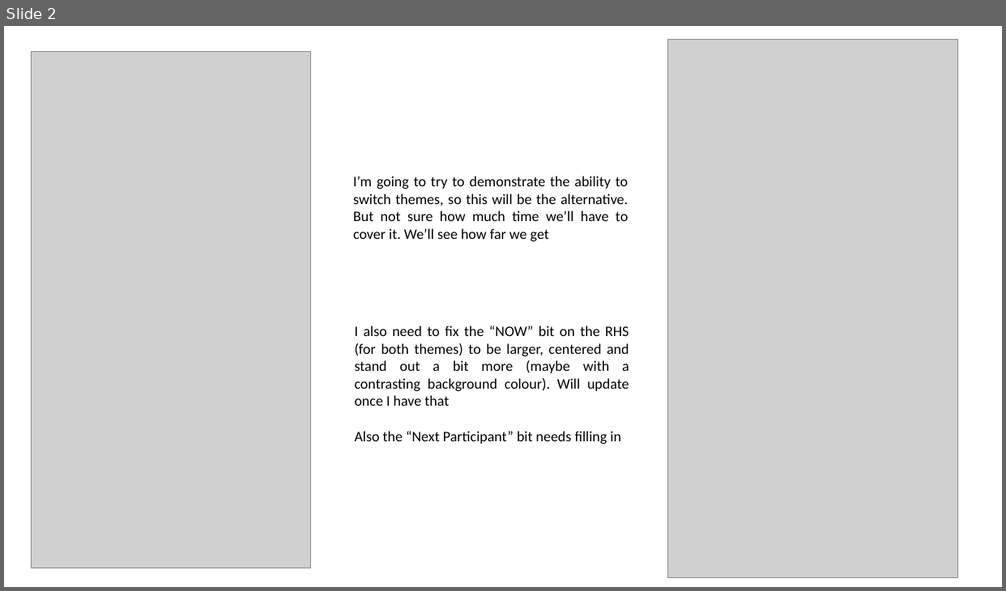
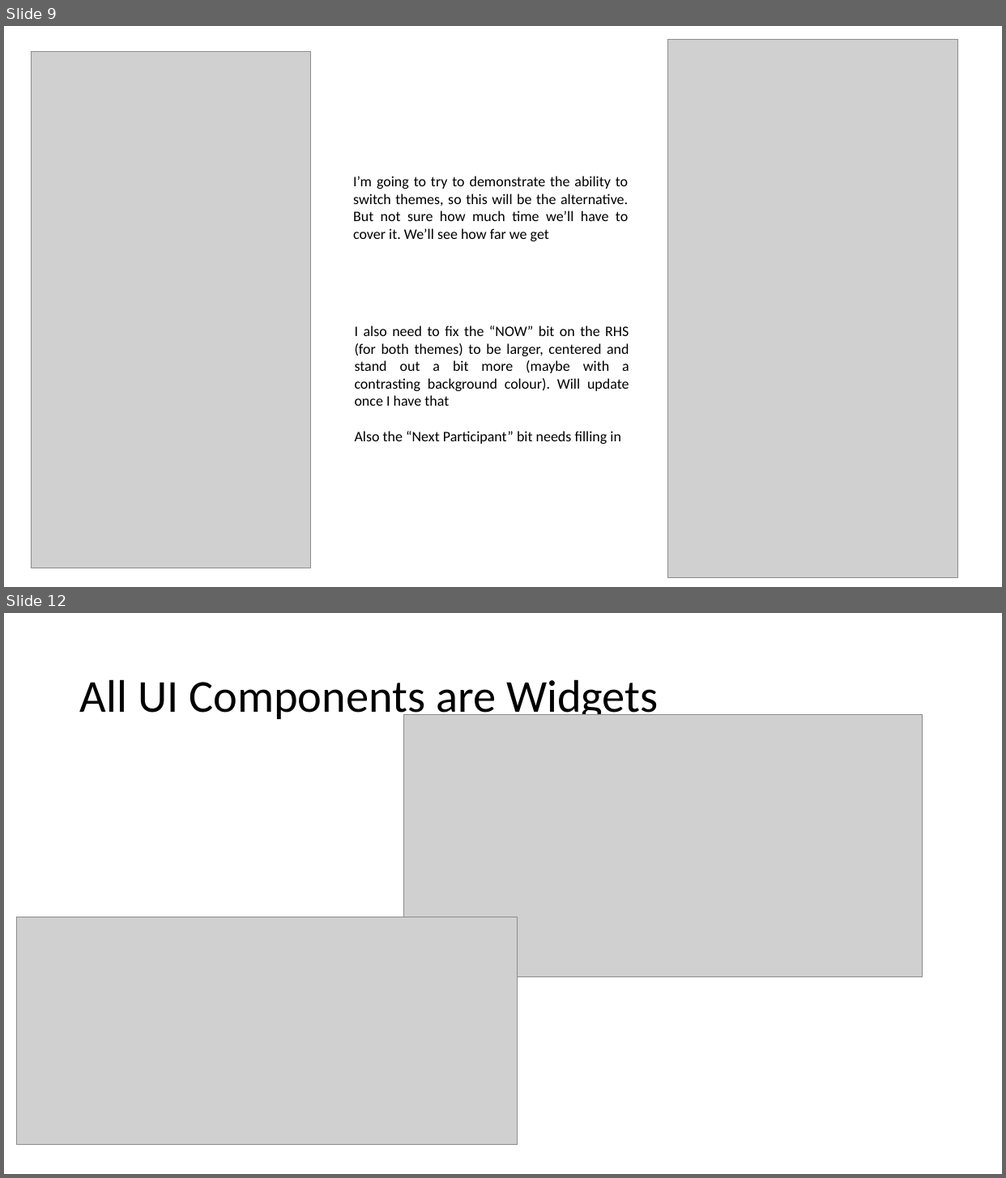
Before and after one commit to davefielding/stand-original, a slide deck: design/basic-design.pptx. Shown one above the other, each under a label of ours: slide 2 before the commit, slides 9 and 12 after it; the slides between them are not shown. The pictures are 1006x591 and 1006x1178 pixels, drawn with LibreOffice and Linux fonts; fonts in the diff are those of the drawing; grey boxes stand for pictures. Boxes give left, top, right and bottom in pixels: in the first picture for what was removed or moved away, otherwise in the second. Text is boxed around its words. In the diff, an @@ line names an element or a change of style, - is before the commit and + after.

```diff
--- a/design/basic-design.pptx
+++ b/design/basic-design.pptx
@@ slide 12 added at (x1=4, y1=613, x2=1002, y2=1174), background #FFFFFF @@
@@ title added at (x1=80, y1=679, x2=658, y2=722), 44 pt, text #000000 @@
+All UI Components are Widgets
@@ picture added at (x1=404, y1=714, x2=923, y2=977) @@
@@ picture added at (x1=17, y1=917, x2=517, y2=1144) @@
@@ what was slide 2 is now slide 9 @@
```
Also in this commit, not shown: 12 other slides added.
